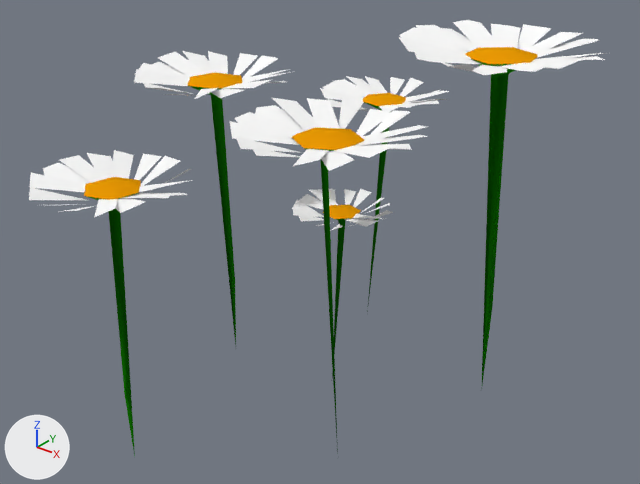
The Blender file Content/Environment/Foliage/Camomile/Meshes/SM_Camomile_001.blend, before and after one commit.
The view is the same before and after, from a 50 mm camera at (0.432, -0.515, 0.483) aimed at (0.005, 0.018, 0.152). Every picture has the same lights, and +X, +Y and +Z are marked at lower left.
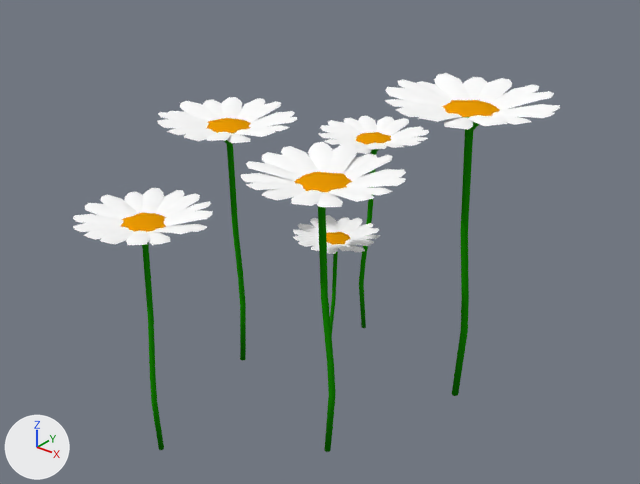
The edits, one by one:
Object 'Plane.018' (ob_plane_018) is rescaled from (0.0211, 0.0118, 0.0119) to (0.0182, 0.0102, 0.0103).
Object 'Plane.018' (ob_plane_018) has a DECIMATE modifier named 'Decimate'.
Modifier setting removed (it was ratio = 0.17).

What differs and where, as boxes [x1, y1, x2, y2] in the pictures (640 x 484 px):
'Plane.018', rescaled, modifiers changed (15% narrower, 13% shorter)
    before: [29, 20, 605, 456]
    after: [73, 73, 560, 452]
